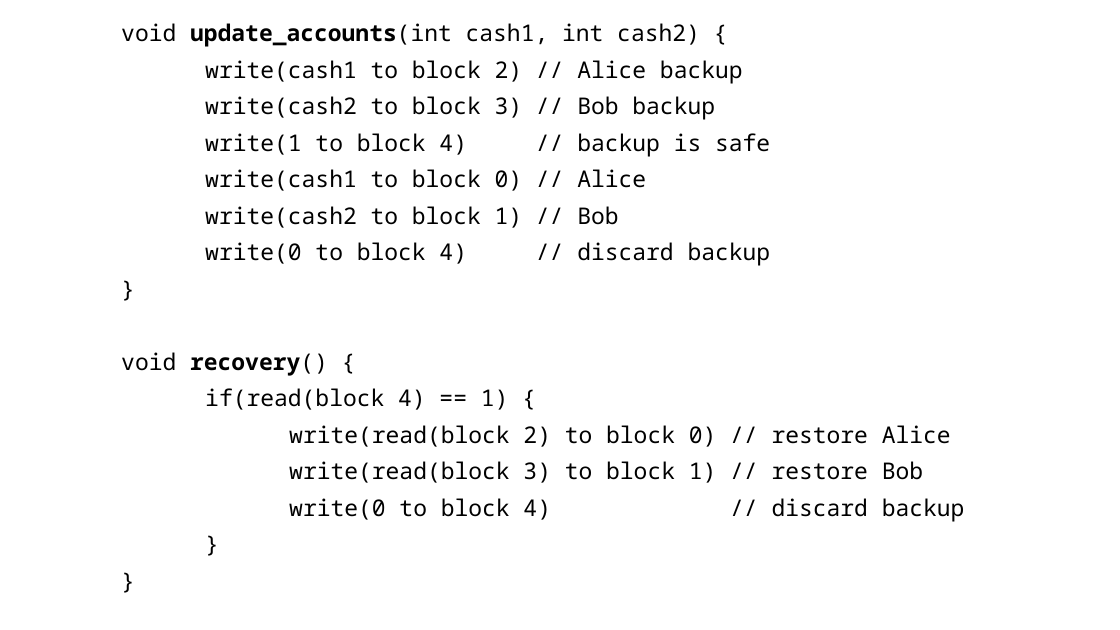
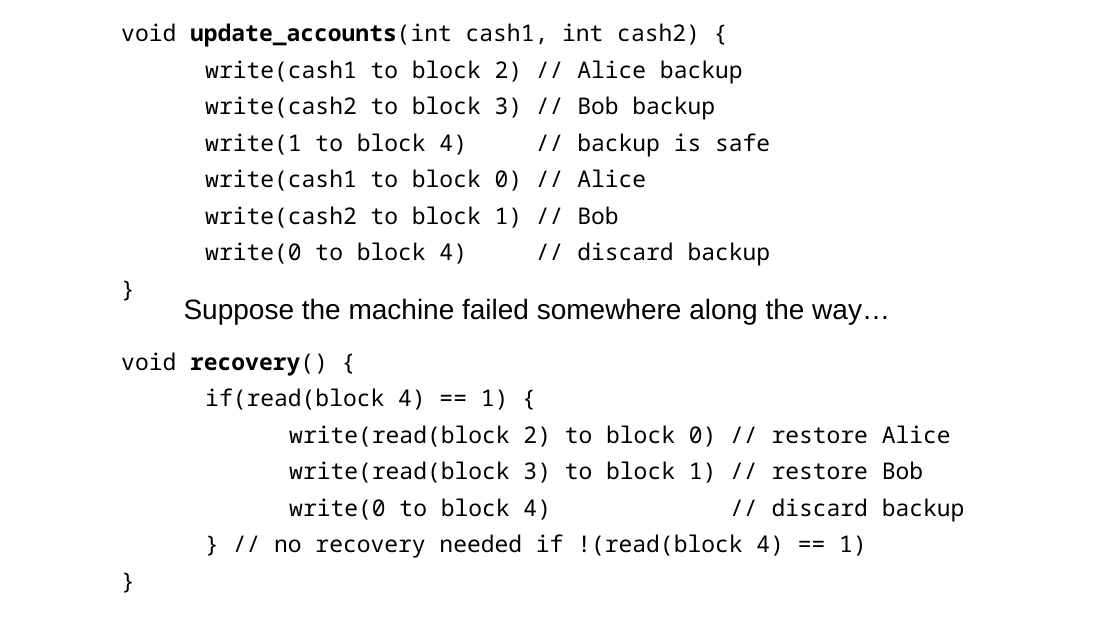
Before and after one commit to ngsrinivas/coursegen, a slide deck: slide 27 of ex/416-F23/staging/416-F23/lectures/13-crash-consistency.pptx. Drawn at 1120x630 pixels with LibreOffice and Linux fonts; fonts in the diff are those of the drawing. Boxes give left, top, right and bottom in pixels: in the first picture for what was removed or moved away, otherwise in the second. Text is boxed around its words. In the diff, an @@ line names an element or a change of style, - is before the commit and + after.

```diff
--- a/ex/416-F23/staging/416-F23/lectures/13-crash-consistency.pptx
+++ b/ex/416-F23/staging/416-F23/lectures/13-crash-consistency.pptx
@@ text at box(121, 23, 965, 558): paragraph removed @@
-}
@@ text added at box(184, 298, 890, 324), 24 pt, text #000000 @@
+Suppose the machine failed somewhere along the way…
@@ text at box(274, 534, 867, 558): paragraph added @@
+} // no recovery needed if !(read(block 4) == 1)
```
Also in this commit, not shown: 28 other slides changed, 1 slide removed, 1 other file.
